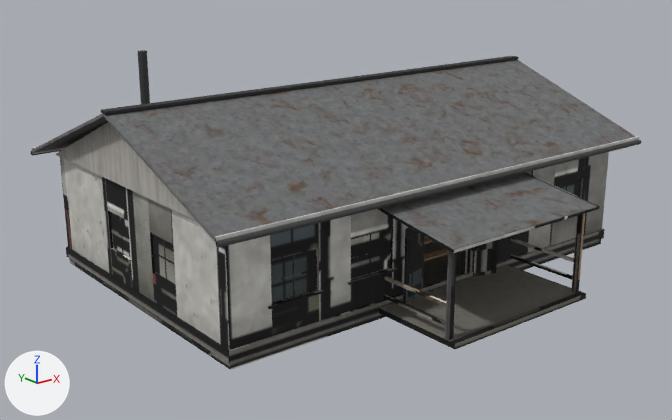
An edit to the glTF model sp-data/bldE.glb, drawn before and after from the same camera.
Before and after are seen from a 50 mm lens placed at (-17.27, -21.25, 9.76), pointed at (-0.82, -0.7, 1.54). The axes (+X, +Y, +Z) are drawn at lower left. The lights are the same throughout. The first picture is the older version. Where no turn or scale is listed for an object, it has been applied to the vertices. Vertices at exactly the same position are counted once.

The first picture shows 'BldE_Roof', 'BldE_Shell' and 1 more.
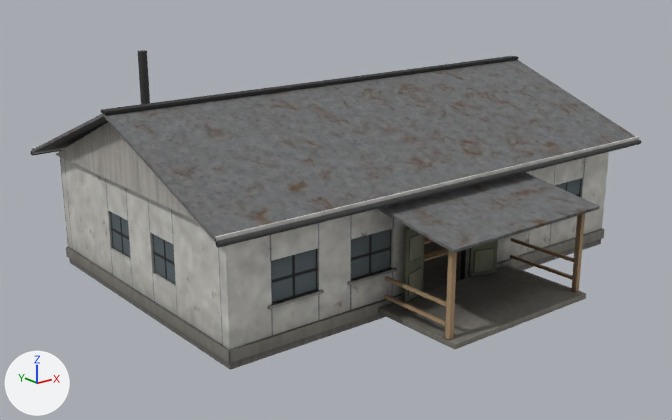
Diff of the bpy script that builds the scene:
```diff
--- a/sp-data/bldE.glb.py
+++ b/sp-data/bldE.glb.py
@@ me_blde_shell @@
 # used by ob_blde_shell; location = (0.13, -0.5, 1.5)
-me_blde_shell.from_pydata(...)  # 1388 vertices, 2444 faces; spans x -7.19..6.93, y -6.84..6.18, z -1.7..1.7
+me_blde_shell.from_pydata(...)  # 1396 vertices, 2456 faces; spans x -7.19..6.93, y -6.84..6.18, z -1.7..1.7
+# me_blde_shell part 1: a new loose piece, a box spanning x -7.158..-1.089, y -4.062..-4.002, z -1.499..-1.2, in mat_baked_blde_shell (picture img_blde_shell)
+# me_blde_shell part 2: a new loose piece, a box spanning x 0.821..6.891, y -4.062..-4.002, z -1.499..-1.2, in mat_baked_blde_shell (picture img_blde_shell)
+# me_blde_shell part 3: the loose piece of 8 vertices spanning x -7.18..6.92, y -4.06..-4.0, z -1.5..-1.2 is deleted
+# me_blde_shell part 4: 2334 kept faces spanning x -7.19..6.93, y -6.84..6.18, z -1.7..1.7 get new texture (UV) coordinates
 me_blde_shell.materials.append(mat_baked_blde_shell)
```

Boxes (x1, y1, x2, y2) around the edits, measured in the pictures (672 x 420 px):
part 1 of me_blde_shell, added: after (230, 289, 422, 363)
part 2 of me_blde_shell, added: after (471, 229, 604, 277)
part 3 of me_blde_shell, deleted: before (229, 229, 605, 363)
part 4 of me_blde_shell, surface changed (lighter): (60, 152, 609, 369) in both
